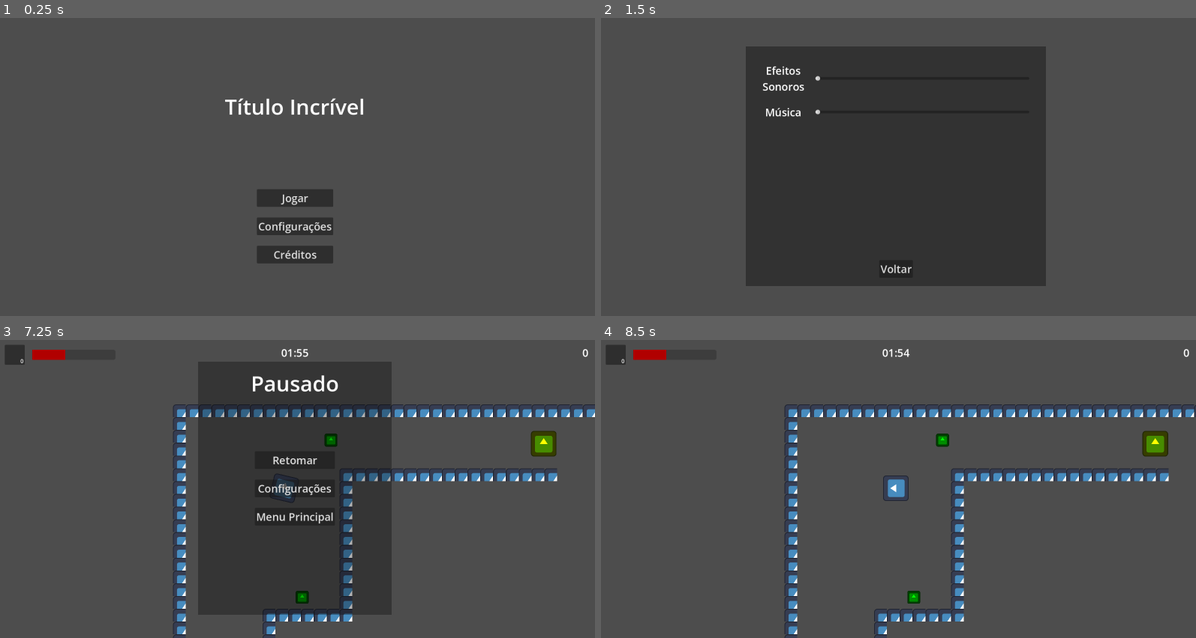
Above: before the commit, frames 1-4 (two rows, left to right).
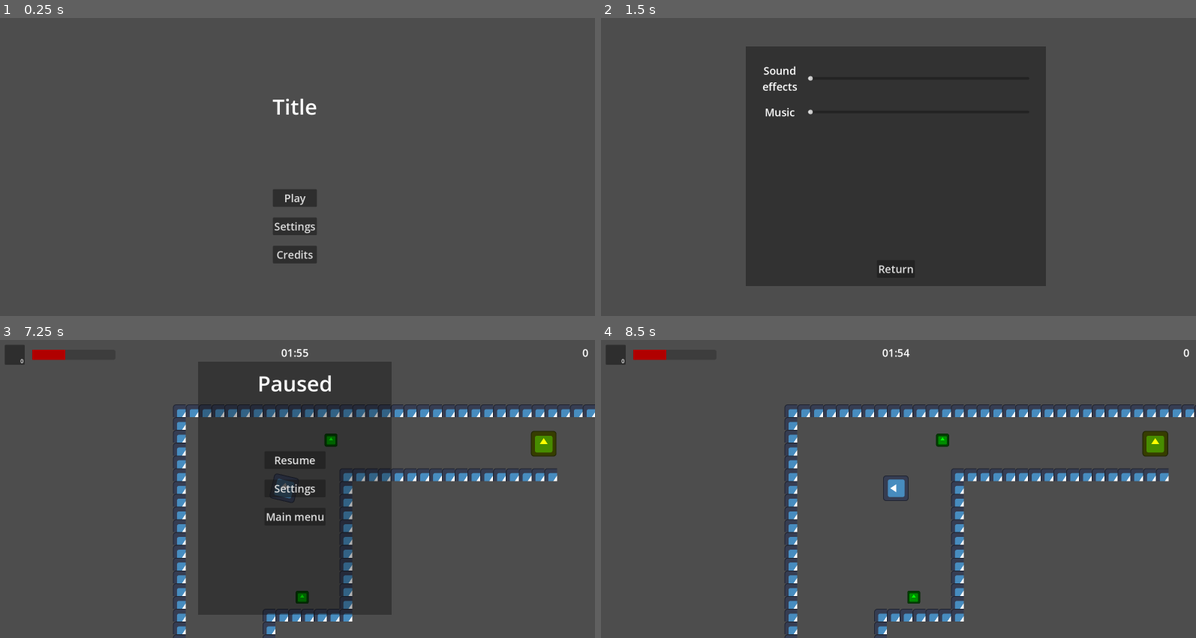
Above: after the commit, the same moments.

Repository: AltairGameStudio/Godot-Wild-Jam-93-Team-1
Game: Godot game, scene res://scenes/main_menu.tscn
Two runs of this game, one before a commit and one after it. Both use one fixed random seed, a clock stepped at 60 frames per second and the inputs below. The engine's default icon, where the game draws it, is replaced by a stand-in: a white triangle on a blue panel in a dark square.
Inputs (mouse positions are in pixels of both pictures, inside the frame that each line leads up to):
- Up to frame 1 (0.25 s): no input
- Up to frame 2 (1.5 s): click "Configurações" (after the commit: "Settings") at 0.5 s; click "Créditos" (after the commit: "Credits") at 1.25 s
- Up to frame 3 (7.25 s): click "Voltar" (after the commit: "Return") at 2 s; click "Jogar" (after the commit: "Play") at 2.75 s; tap Enter at 3.5 s; move the mouse to (428, 474) at 3.52 s; hold D (ui_right) 3.53-4.25 s; hold Space (interact) 3.53-4.25 s; click (428, 474) at 3.67 s; drag from (172, 503) to (333, 486) at 4.27 s; move the mouse to (357, 423) at 5.02 s; hold D (ui_right) 5.03-5.75 s; hold E (heal) 5.03-5.75 s; tap Space (interact) at 5.3, 6.5, 6.8 s; drag from (267, 548) to (113, 444) at 5.77 s; move the mouse to (476, 533) at 6.52 s; press the mouse at (476, 533) at 6.53 s; hold A (ui_left) from 6.53 s (still down); tap Escape (pause) at 7.15 s
- Up to frame 4 (8.5 s): release A (ui_left) at 7.25 s; release the mouse at (1077, 533) at 7.25 s; click "Retomar" (after the commit: "Resume") at 7.25 s; drag from (714, 444) to (898, 462) at 8.02 s

The runs differ from the first frame. In frame 1, 1.8% of the frame differs, in the area x 37-62%, y 26-83%; in frame 2, 0.4%; in frame 3, 0.9%; in frame 4, nothing differs.

Commit message:
Translating UI texts

Diff:
--- a/scenes/game_over_screen.tscn
+++ b/scenes/game_over_screen.tscn
@@ -51,7 +51,7 @@
 offset_right = 200.0
 offset_bottom = 23.0
 theme_override_font_sizes/font_size = 32
-text = "Motivo"
+text = "Reason"
 horizontal_alignment = 1
 vertical_alignment = 1
 
@@ -69,7 +69,7 @@
 grow_horizontal = 2
 grow_vertical = 2
 theme_override_font_sizes/font_size = 32
-text = "Pontos: 0"
+text = "Bounty: 0"
 
 [node name="VBoxContainer" type="VBoxContainer" parent="." unique_id=1060069072]
 layout_mode = 1
@@ -90,12 +90,12 @@
 [node name="RetryButton" type="Button" parent="VBoxContainer" unique_id=828509133]
 layout_mode = 2
 theme_override_font_sizes/font_size = 32
-text = "Tentar novamente"
+text = "Try again"
 
 [node name="MainMenuButton" type="Button" parent="VBoxContainer" unique_id=761586223]
 layout_mode = 2
 theme_override_font_sizes/font_size = 32
-text = "Menu Principal"
+text = "Main menu"
 
 [connection signal="pressed" from="VBoxContainer/RetryButton" to="." method="_on_retry_button_pressed"]
 [connection signal="pressed" from="VBoxContainer/MainMenuButton" to="." method="_on_main_menu_button_pressed"]
--- a/scenes/main_menu.tscn
+++ b/scenes/main_menu.tscn
@@ -26,7 +26,7 @@
 offset_bottom = 44.0
 grow_horizontal = 2
 theme_override_font_sizes/font_size = 64
-text = "Título Incrível"
+text = "Title"
 horizontal_alignment = 1
 vertical_alignment = 1
 
@@ -49,17 +49,17 @@
 [node name="PlayButton" type="Button" parent="VBoxContainer" unique_id=828509133]
 layout_mode = 2
 theme_override_font_sizes/font_size = 32
-text = "Jogar"
+text = "Play"
 
 [node name="SettingsButton" type="Button" parent="VBoxContainer" unique_id=761586223]
 layout_mode = 2
 theme_override_font_sizes/font_size = 32
-text = "Configurações"
+text = "Settings"
 
 [node name="CreditsButton" type="Button" parent="VBoxContainer" unique_id=77075015]
 layout_mode = 2
 theme_override_font_sizes/font_size = 32
-text = "Créditos"
+text = "Credits"
 
 [node name="SettingsScreen" parent="." unique_id=758672754 instance=ExtResource("2_ekxnf")]
 visible = false
@@ -89,7 +89,7 @@
 grow_horizontal = 2
 grow_vertical = 2
 theme_override_font_sizes/font_size = 32
-text = "Programação: Pedro & Pedro
+text = "Programming: Pedro & Pedro
 Sound Design: Nivadra"
 horizontal_alignment = 1
 vertical_alignment = 1
@@ -108,7 +108,7 @@
 grow_horizontal = 2
 grow_vertical = 0
 theme_override_font_sizes/font_size = 32
-text = "Voltar"
+text = "Return"
 
 [connection signal="pressed" from="VBoxContainer/PlayButton" to="." method="_on_play_button_pressed"]
 [connection signal="pressed" from="VBoxContainer/SettingsButton" to="." method="_on_settings_button_pressed"]
--- a/scenes/pause_menu.tscn
+++ b/scenes/pause_menu.tscn
@@ -39,7 +39,7 @@
 offset_bottom = 45.0
 grow_horizontal = 2
 theme_override_font_sizes/font_size = 64
-text = "Pausado"
+text = "Paused"
 
 [node name="VBoxContainer" type="VBoxContainer" parent="." unique_id=244364459]
 layout_mode = 1
@@ -59,17 +59,17 @@
 [node name="ResumeButton" type="Button" parent="VBoxContainer" unique_id=1074519259]
 layout_mode = 2
 theme_override_font_sizes/font_size = 32
-text = "Retomar"
+text = "Resume"
 
 [node name="SettingsButton" type="Button" parent="VBoxContainer" unique_id=2019095899]
 layout_mode = 2
 theme_override_font_sizes/font_size = 32
-text = "Configurações"
+text = "Settings"
 
 [node name="MainMenuButton" type="Button" parent="VBoxContainer" unique_id=685292560]
 layout_mode = 2
 theme_override_font_sizes/font_size = 32
-text = "Menu Principal"
+text = "Main menu"
 
 [node name="SettingsScreen" parent="." unique_id=758672754 instance=ExtResource("2_kukqi")]
 visible = false
--- a/scenes/settings_screen.tscn
+++ b/scenes/settings_screen.tscn
@@ -29,8 +29,8 @@
 [node name="VFXLabel" type="Label" parent="GridContainer" unique_id=2039602798]
 layout_mode = 2
 theme_override_font_sizes/font_size = 32
-text = "Efeitos
-Sonoros"
+text = "Sound
+effects"
 horizontal_alignment = 1
 vertical_alignment = 1
 
@@ -43,7 +43,7 @@
 [node name="MusicLabel" type="Label" parent="GridContainer" unique_id=239025974]
 layout_mode = 2
 theme_override_font_sizes/font_size = 32
-text = "Música"
+text = "Music"
 horizontal_alignment = 1
 vertical_alignment = 1
 
@@ -67,6 +67,6 @@
 grow_horizontal = 2
 grow_vertical = 0
 theme_override_font_sizes/font_size = 32
-text = "Voltar"
+text = "Return"
 
 [connection signal="pressed" from="SettingsBackButton" to="." method="_on_settings_back_button_pressed"]
--- a/scenes/victory_screen.tscn
+++ b/scenes/victory_screen.tscn
@@ -35,7 +35,7 @@
 offset_bottom = 44.0
 grow_horizontal = 2
 theme_override_font_sizes/font_size = 64
-text = "Parabéns!"
+text = "Victory!"
 horizontal_alignment = 1
 vertical_alignment = 1
 
@@ -53,7 +53,7 @@
 grow_horizontal = 2
 grow_vertical = 2
 theme_override_font_sizes/font_size = 32
-text = "Pontos: 0"
+text = "Bounty: 0"
 
 [node name="VBoxContainer" type="VBoxContainer" parent="." unique_id=1060069072]
 layout_mode = 1
@@ -74,12 +74,12 @@
 [node name="RetryButton" type="Button" parent="VBoxContainer" unique_id=828509133]
 layout_mode = 2
 theme_override_font_sizes/font_size = 32
-text = "Tentar novamente"
+text = "Try again"
 
 [node name="MainMenuButton" type="Button" parent="VBoxContainer" unique_id=761586223]
 layout_mode = 2
 theme_override_font_sizes/font_size = 32
-text = "Menu Principal"
+text = "Main menu"
 
 [connection signal="pressed" from="VBoxContainer/RetryButton" to="." method="_on_retry_button_pressed"]
 [connection signal="pressed" from="VBoxContainer/MainMenuButton" to="." method="_on_main_menu_button_pressed"]
--- a/scripts/collectable_item.gd
+++ b/scripts/collectable_item.gd
@@ -19,7 +19,7 @@
 			var success = inventory.add_item(item_id, item_icon)
 
 			if success:
-				$/root/World/HUD/DialogBox.display_text("Você pegou: " + item_id)
+				$/root/World/HUD/DialogBox.display_text("You picked up: " + item_id)
 				# Destrói o item do chão
 				queue_free()
 		else:
--- a/scripts/criminal_target.gd
+++ b/scripts/criminal_target.gd
@@ -187,13 +187,13 @@
 	# A prisão só é possível se o criminoso estiver rendido
 	if current_state == State.SURRENDERING:
 		arrest()
-	elif current_state == State.HOSTILE:
-		$/root/World/HUD/DialogBox.display_text("Impossível prender agora. O criminoso está reagindo.")
-	else:
-		$/root/World/HUD/DialogBox.display_text("O suspeito ainda não foi confrontado.")
+	# elif current_state == State.HOSTILE:
+	# 	$/root/World/HUD/DialogBox.display_text("Impossível prender agora. O criminoso está reagindo.")
+	# else:
+	#	$/root/World/HUD/DialogBox.display_text("O suspeito ainda não foi confrontado.")
 
 func arrest() -> void:
-	$/root/World/HUD/DialogBox.display_text("Criminoso capturado vivo")
+	$/root/World/HUD/DialogBox.display_text("Criminal captured alive")
 	GameManager.update_points(capture_points)
 
 	# Por enquanto, ele apenas desaparece da cena
--- a/scripts/inventory_manager.gd
+++ b/scripts/inventory_manager.gd
@@ -13,7 +13,7 @@
 			reorganize()
 			return true
 
-	$/root/World/HUD/DialogBox.display_text("Inventário cheio!")
+	$/root/World/HUD/DialogBox.display_text("Inventory full!")
 	return false
 
 func reorganize() -> void:
--- a/scripts/inventory_slot.gd
+++ b/scripts/inventory_slot.gd
@@ -67,7 +67,7 @@
 
 					# Verifica se o objeto está dentro da InteractArea do jogador
 					if player and not object in player.interact_area.get_overlapping_bodies():
-						$/root/World/HUD/DialogBox.display_text("Chegue mais perto e olhe para o obstáculo para usar o item.")
+						# $/root/World/HUD/DialogBox.display_text("Chegue mais perto e olhe para o obstáculo para usar o item.")
 						break
 
 					var success = object.on_item_used(item_id)
--- a/scripts/test_interactable.gd
+++ b/scripts/test_interactable.gd
@@ -5,15 +5,15 @@
 
 # Interação para dar dicas ao jogador
 func on_interact() -> void:
-	$/root/World/HUD/DialogBox.display_text("Uma tela de arame resistente bloqueia o caminho. Preciso de algo para cortá-la.")
+	$/root/World/HUD/DialogBox.display_text("A sturdy wire fence is blocking the way. I need something to cut through it.")
 
 func on_item_used(used_item_id: String) -> bool:
 	if used_item_id == required_item:
-		$/root/World/HUD/DialogBox.display_text("Você usou o(a) " + used_item_id + " e abriu o caminho!")
+		$/root/World/HUD/DialogBox.display_text("You used " + used_item_id + " and opened the way!")
 		# Destrói a cerca de arame
 		queue_free()
 		# Retorna verdadeiro para que o inventário saiba que o item foi gasto
 		return true
 	else:
-		$/root/World/HUD/DialogBox.display_text("Isso não parece funcionar aqui...")
+		$/root/World/HUD/DialogBox.display_text("This doesn't seem to work here...")
 		return false
